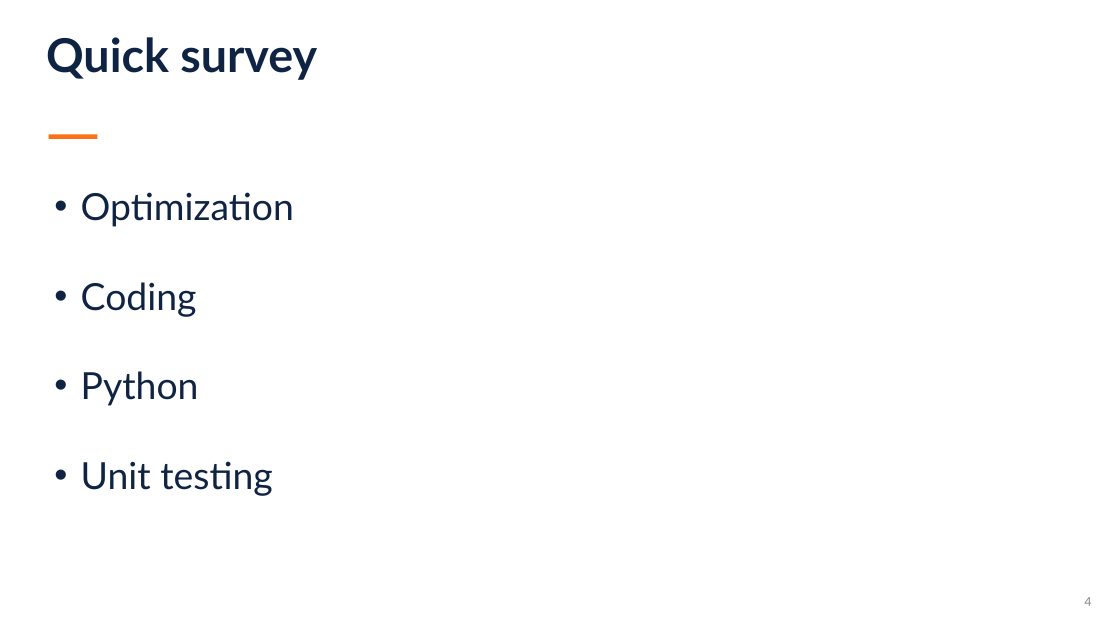
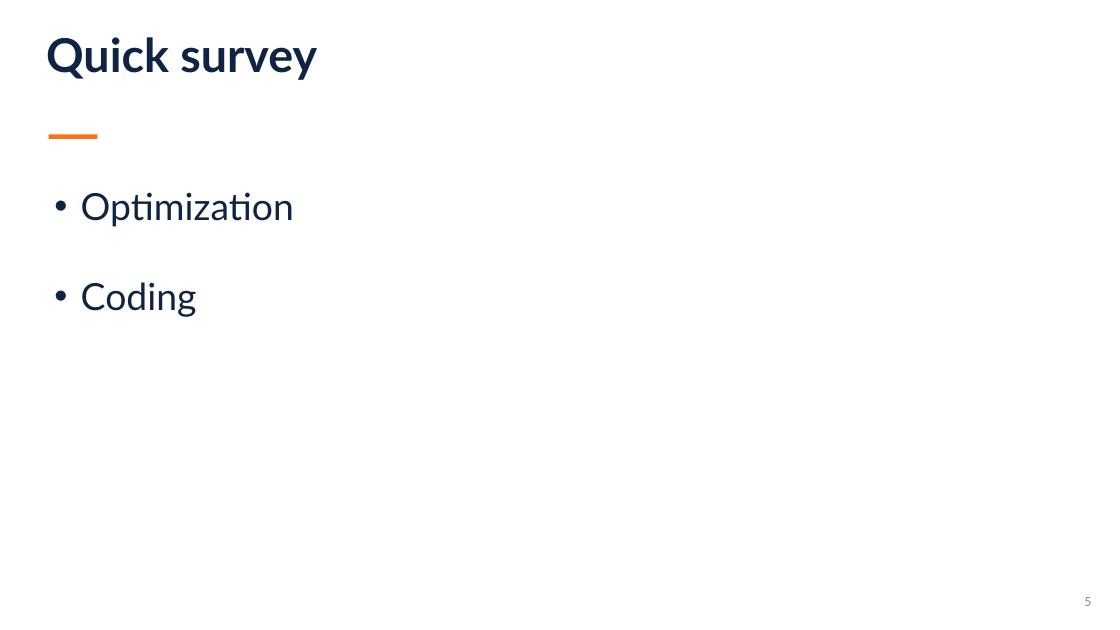
Before and after one commit to sefop/sefop-training-hub, a slide deck: slide 5 of workshops/2026-11-06-cal_poly/sefop-cal-poly.pptx (slide 4 before the commit). Drawn at 1120x630 pixels with LibreOffice and Linux fonts; fonts in the diff are those of the drawing. Boxes give left, top, right and bottom in pixels: in the first picture for what was removed or moved away, otherwise in the second. Text is boxed around its words. In the diff, an @@ line names an element or a change of style, - is before the commit and + after.

```diff
--- a/workshops/2026-11-06-cal_poly/sefop-cal-poly.pptx
+++ b/workshops/2026-11-06-cal_poly/sefop-cal-poly.pptx
@@ text at [81,371,272,496]: paragraphs removed @@
-• Python
-• Unit testing
@@ page number at [1084,597,1091,606]: text changed @@
-4
+5
```
Also in this commit, not shown: 15 other slides changed, 8 slides added, 1 slide removed, 2 other files.
